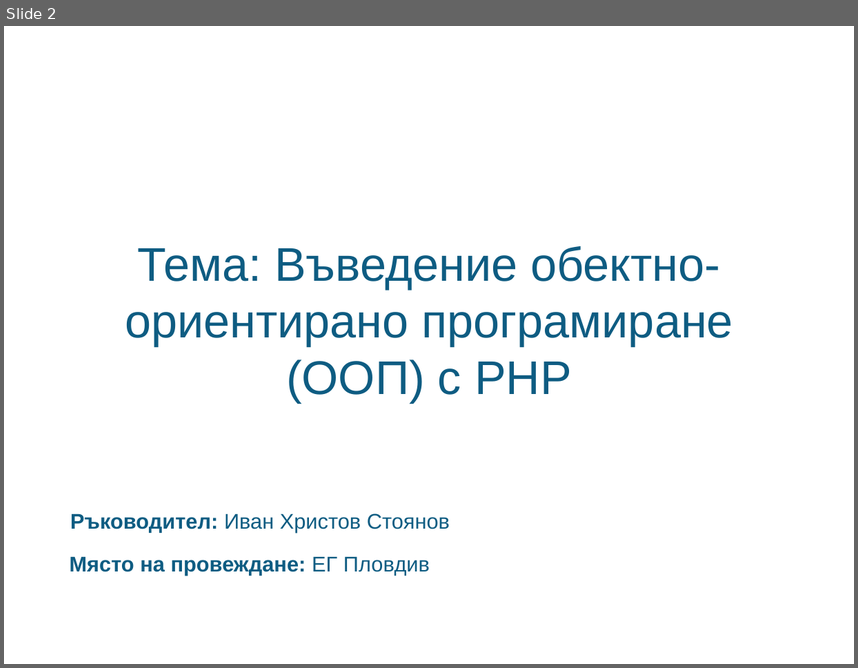
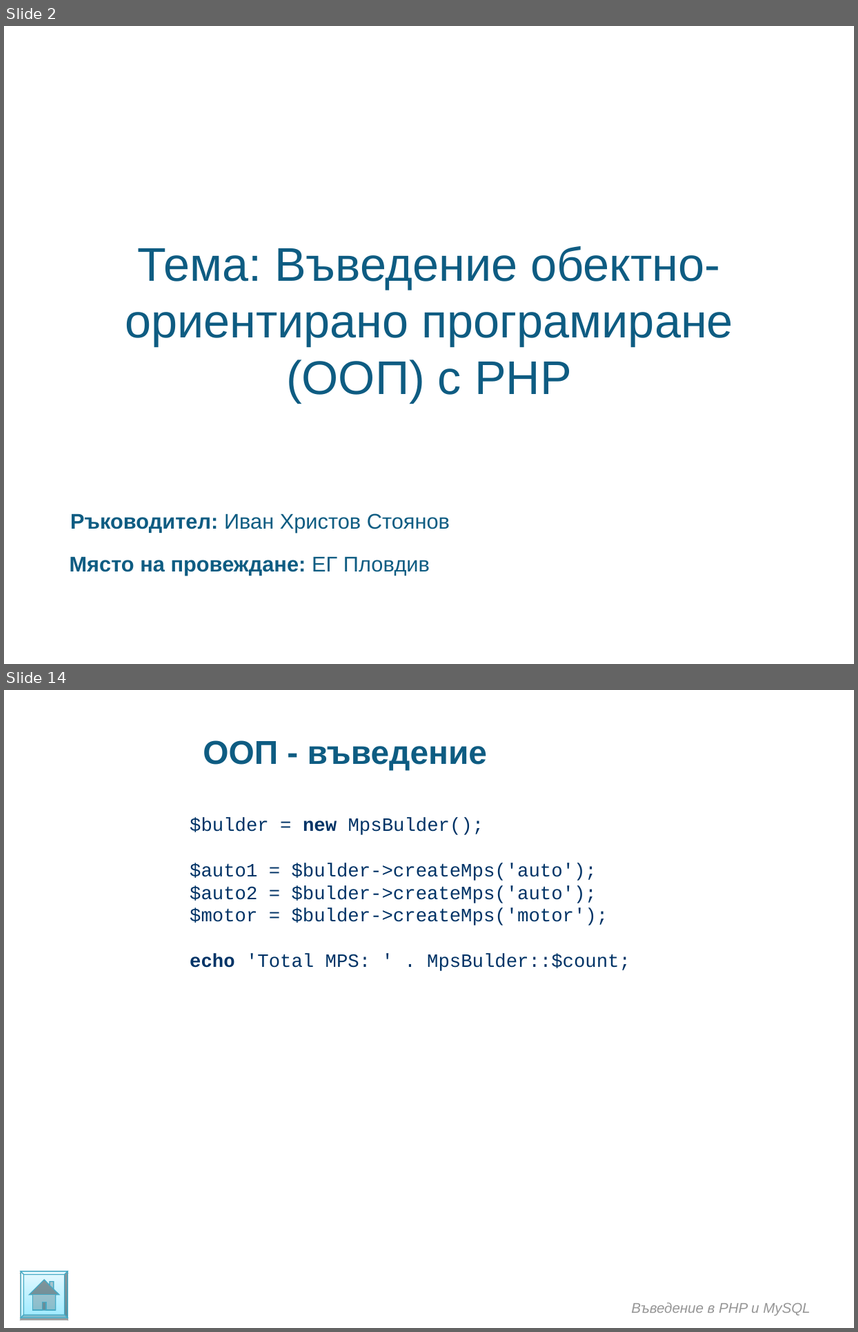
Before and after one commit to ivanstoynov/php-learning, a slide deck: Materials/PHP/Introduction in OOP.ppt. Shown one above the other, each under a label of ours: slide 2 before the commit, slides 2 and 14 after it; the slides between them are not shown. The pictures are 858x668 and 858x1332 pixels, drawn with LibreOffice and Linux fonts; fonts in the diff are those of the drawing; background and template pictures are left out. Boxes give left, top, right and bottom in pixels: in the first picture for what was removed or moved away, otherwise in the second. Text is boxed around its words. In the diff, an @@ line names an element or a change of style, - is before the commit and + after.

```diff
--- a/Materials/PHP/Introduction in OOP.ppt
+++ b/Materials/PHP/Introduction in OOP.ppt
@@ slide 14 added at <box>4,690,854,1328</box>, background picture (left out) @@
@@ text added at <box>203,740,487,770</box>, 28 pt, text #0E5C82, bold @@
+ООП - въведение
@@ text added at <box>190,818,631,971</box>, 16 pt, text #003366 @@
+$bulder = new MpsBulder();
+$auto1 = $bulder->createMps('auto');
+$auto2 = $bulder->createMps('auto');
+$motor = $bulder->createMps('motor');
+echo 'Total MPS: ' . MpsBulder::$count;
@@ freeform shape added at <box>21,1272,67,1318</box>, fill gradient #9EEAFF to #E4F9FF, outline #46AAC5 0.74 pt @@
@@ text added at <box>631,1302,810,1315</box>, 12 pt, text #969696, italic @@
+Въведение в PHP и MySQL
```
Also in this commit, not shown: 10 slides changed, 6 other slides added.
